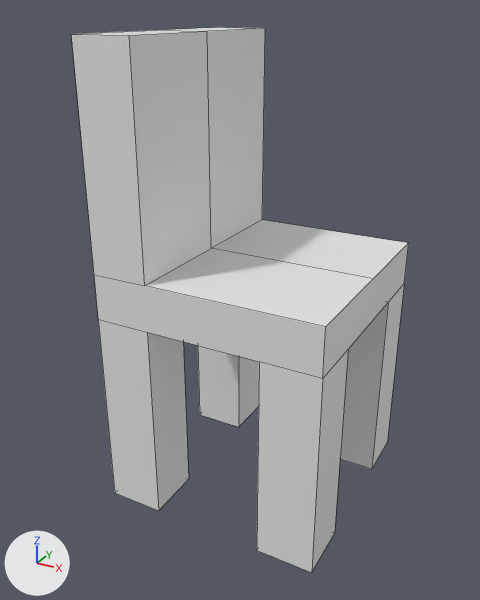
One commit to the Blender file Assets/Models/Blender/chair_basic.blend: the scene before it, then after it.
The view is the same before and after, from a 50 mm lens placed at (0.61, -1.204, 1.042), pointed at (-0.031, -0.038, 0.459). Every picture has the same lights, and +X, +Y and +Z are marked at lower left. Mesh edges are drawn as thin lines.
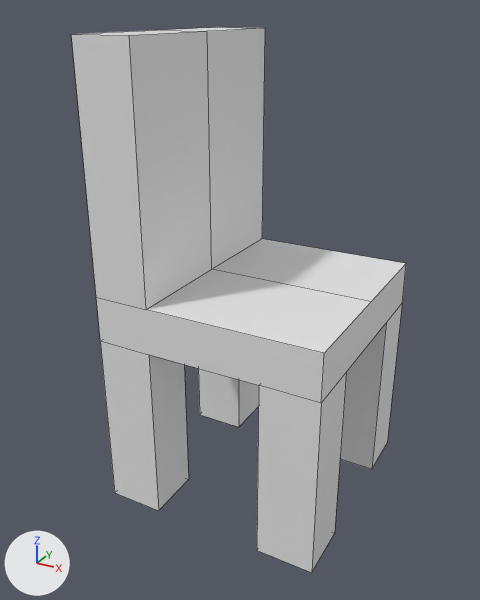
Boxes [x1, y1, x2, y2] around the edits, measured in the pictures (480 x 600 px; the box of a moved part takes in the faces that stretch with it):
'Cube', reshaped
    before: [71, 27, 409, 573]
    after: [71, 27, 406, 573]
part 1 of me_cube_001, moved or reshaped
    before: [94, 75, 409, 495]
    after: [94, 75, 406, 495]

What changed in the scene script:
```text
Change me_cube_001:
    where me_cube_001.from_pydata(...)  # 47 vertices, 39 faces; spans x -1.0..1.0, y -1.0..1.0, z 0.0..20.0
    used by ob_cube; location = (0.0, 0.0, 0.0); scale = (0.25, 0.25, 0.05)
    me_cube_001 part 1: all 25 vertices in x -1.0..1.0, y -1.0..1.0, z 9.0..11.0 are moved by (0.0, 0.0, -1.0)
```
